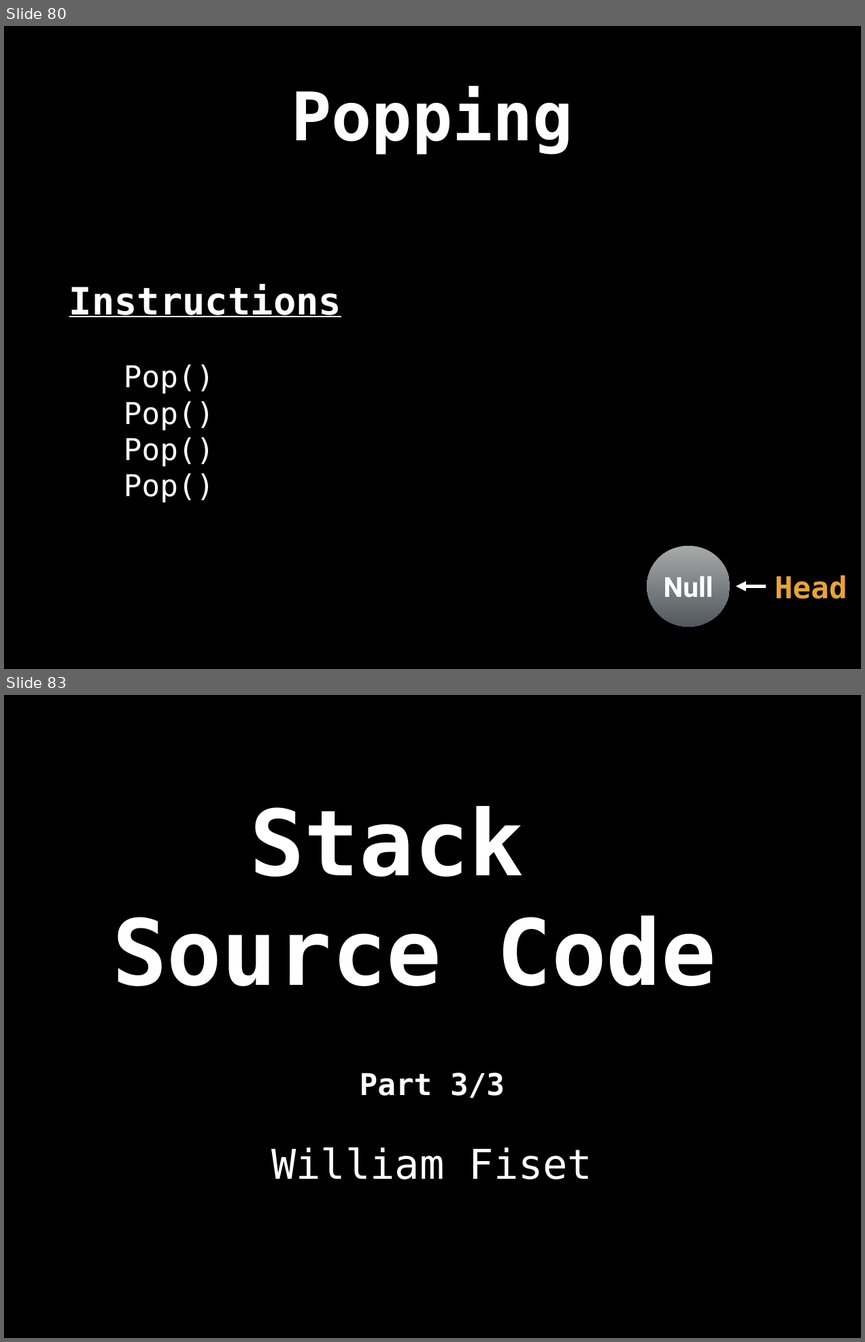
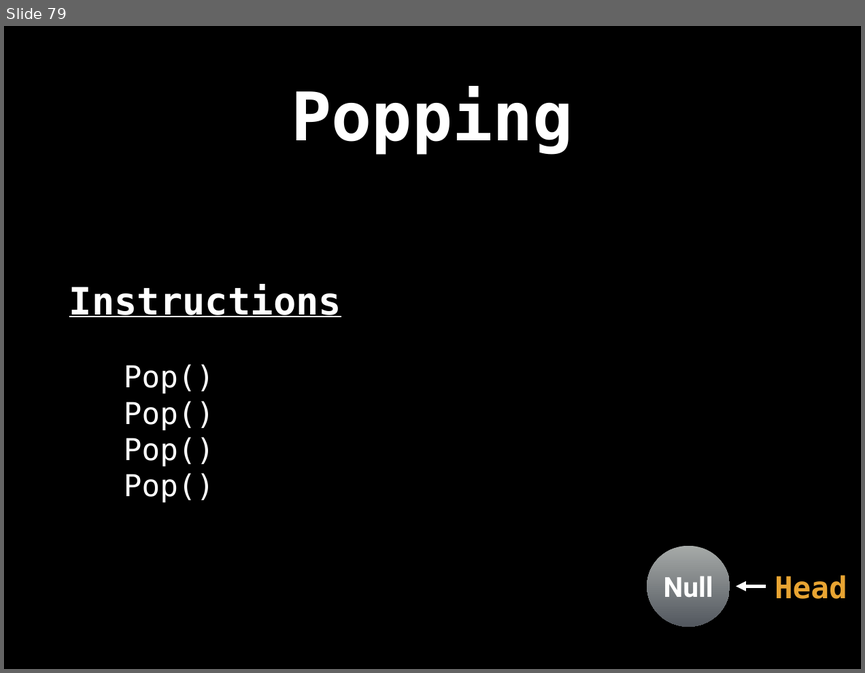
Before and after one commit to williamfiset/DEPRECATED-data-structures, a slide deck: Stack/presentation/Stack.pptx. Shown one above the other, each under a label of ours: slides 80 and 83 before the commit, slide 79 after it; the slides between them are not shown. The pictures are 865x1342 and 865x673 pixels, drawn with LibreOffice and Linux fonts; fonts in the diff are those of the drawing. Boxes give left, top, right and bottom in pixels: in the first picture for what was removed or moved away, otherwise in the second. Text is boxed around its words. In the diff, an @@ line names an element or a change of style, - is before the commit and + after.

Commit message:
Updated Stack slides

```diff
--- a/Stack/presentation/Stack.pptx
+++ b/Stack/presentation/Stack.pptx
@@ slide 83 removed at (4, 695, 861, 1338), background #000000 @@
@@ title removed at (112, 806, 716, 986) @@
-Stack
-Source Code
@@ text removed at (360, 1072, 504, 1098) @@
-Part 3/3
@@ text removed at (271, 1147, 593, 1179) @@
-William Fiset
@@ what was slide 80 is now slide 79 @@
```
Also in this commit, not shown: 2 slides changed, 5 other slides removed, 2 other files.
